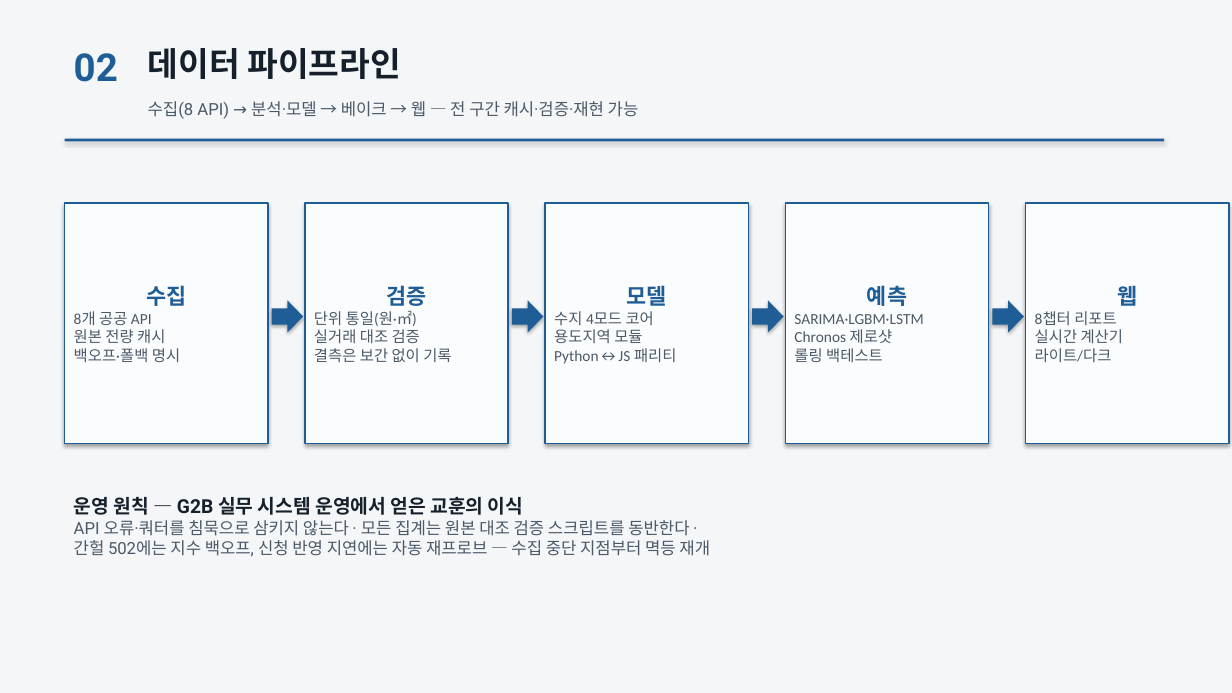
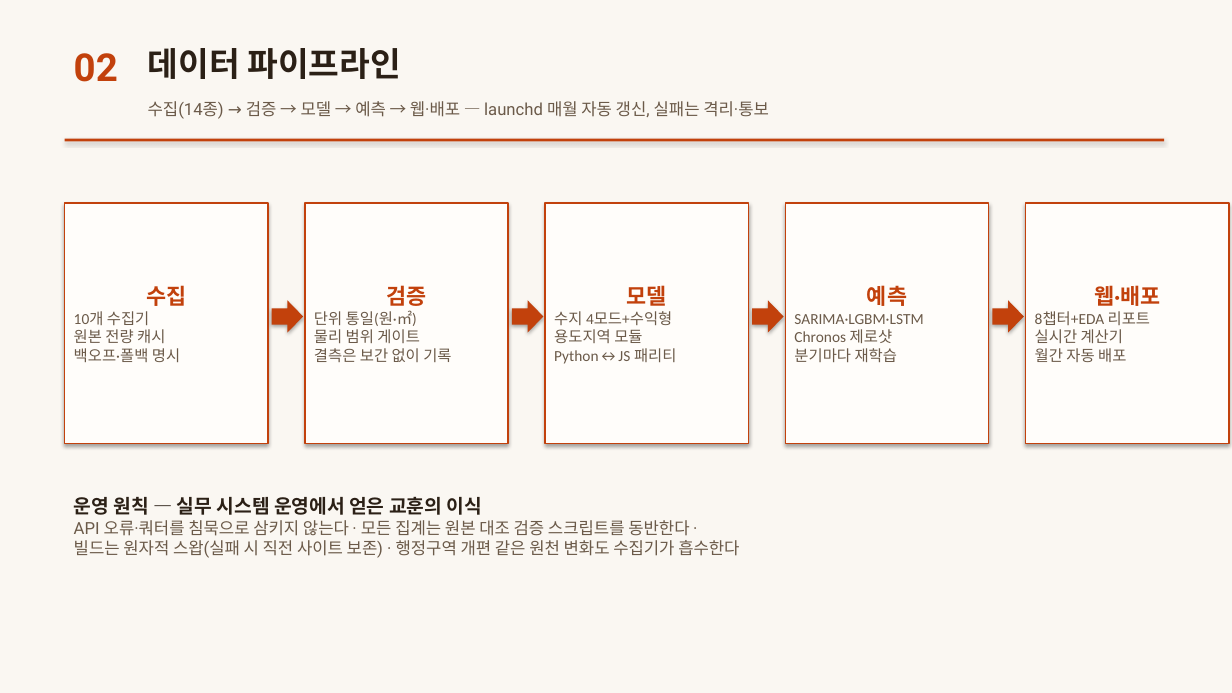
Before and after one commit to yooooonjae/suji, a slide deck: slide 3 of 포트폴리오/수지_부동산수지분석_포트폴리오.pptx. Drawn at 1232x693 pixels with LibreOffice and Linux fonts; fonts in the diff are those of the drawing. Boxes give left, top, right and bottom in pixels: in the first picture for what was removed or moved away, otherwise in the second. Text is boxed around its words. In the diff, an @@ line names an element or a change of style, - is before the commit and + after.

Commit message:
docs: 포트폴리오 PPT v2 — 주황 브랜드·162테스트·14종·수익형·검증체계·서울25구 반영

```diff
--- a/포트폴리오/수지_부동산수지분석_포트폴리오.pptx
+++ b/포트폴리오/수지_부동산수지분석_포트폴리오.pptx
@@ background #F4F6F8 to #FAF7F2 @@
@@ text "02" at box(74, 53, 118, 82): text colour #1E5D95 to #C2410C @@
@@ text "데이터 파이프라인" at box(148, 48, 400, 79): text colour #16202B to #2B2016 @@
@@ text at box(148, 101, 769, 119): text changed; text colour #4C5A68 to #6B5A49 @@
-수집(8 API) → 분석·모델 → 베이크 → 웹 — 전 구간 캐시·검증·재현 가능
+수집(14종) → 검증 → 모델 → 예측 → 웹·배포 — launchd 매월 자동 갱신, 실패는 격리·통보
@@ fill #1E5D95 to #C2410C in 5 elements at box(272, 300, 303, 333), box(512, 300, 543, 333), box(752, 300, 784, 333), box(993, 300, 1024, 333), box(65, 139, 1165, 141) @@
@@ fill #FBFCFD to #FFFDFA; outline #1E5D95 1.2 pt to #C2410C 1.2 pt in 5 elements at box(545, 203, 749, 444), box(65, 203, 268, 444), box(305, 203, 508, 444), box(1026, 203, 1229, 444), box(786, 203, 989, 444) @@
@@ text in rectangle at box(74, 285, 186, 362): text colour #1E5D95 to #C2410C in "수집"; text colour #4C5A68 to #6B5A49 in "원본 전량 캐시", "백오프·폴백 명시" @@
@@ text in rectangle at box(314, 285, 451, 362): text colour #1E5D95 to #C2410C in "검증"; text colour #4C5A68 to #6B5A49 in "단위 통일(원·㎡)", "결측은 보간 없이 기록" @@
@@ text in rectangle at box(554, 285, 676, 364): text colour #1E5D95 to #C2410C in "모델"; text colour #4C5A68 to #6B5A49 in "용도지역 모듈", "Python↔JS 패리티" @@
@@ text in rectangle at box(794, 285, 923, 343): text colour #1E5D95 to #C2410C in "예측"; text colour #4C5A68 to #6B5A49 in "SARIMA·LGBM·LSTM", "Chronos 제로샷" @@
@@ text in rectangle at box(1035, 285, 1160, 325): text changed; text colour #4C5A68 to #6B5A49 @@
-웹
-8챕터 리포트
+웹·배포
+8챕터+EDA 리포트
@@ text in rectangle at box(74, 311, 149, 325): text changed; text colour #4C5A68 to #6B5A49 @@
-8개 공공 API
+10개 수집기
@@ text in rectangle at box(314, 329, 419, 343): text changed; text colour #4C5A68 to #6B5A49 @@
-실거래 대조 검증
+물리 범위 게이트
@@ text in rectangle at box(554, 311, 672, 325): text changed; text colour #4C5A68 to #6B5A49 @@
-수지 4모드 코어
+수지 4모드+수익형
@@ text in rectangle at box(1035, 329, 1123, 343): text colour #4C5A68 to #6B5A49 in "실시간 계산기" @@
@@ text in rectangle at box(794, 348, 897, 362): text changed; text colour #4C5A68 to #6B5A49 @@
-롤링 백테스트
+분기마다 재학습
@@ text in rectangle at box(1035, 348, 1126, 362): text changed; text colour #4C5A68 to #6B5A49 @@
-라이트/다크
+월간 자동 배포
@@ text at box(74, 496, 482, 515): text changed; text colour #16202B to #2B2016 @@
-운영 원칙 — G2B 실무 시스템 운영에서 얻은 교훈의 이식
+운영 원칙 — 실무 시스템 운영에서 얻은 교훈의 이식
@@ text at box(74, 520, 689, 536): text colour #4C5A68 to #6B5A49 in "API 오류·쿼터를 침묵으로 삼키지 않는다 · 모든 ..." @@
@@ text at box(74, 540, 739, 558): text changed; text colour #4C5A68 to #6B5A49 @@
-간헐 502에는 지수 백오프, 신청 반영 지연에는 자동 재프로브 — 수집 중단 지점부터 멱등 재개
+빌드는 원자적 스왑(실패 시 직전 사이트 보존) · 행정구역 개편 같은 원천 변화도 수집기가 흡수한다
```
Also in this commit, not shown: 8 other slides changed, 6 other files.
